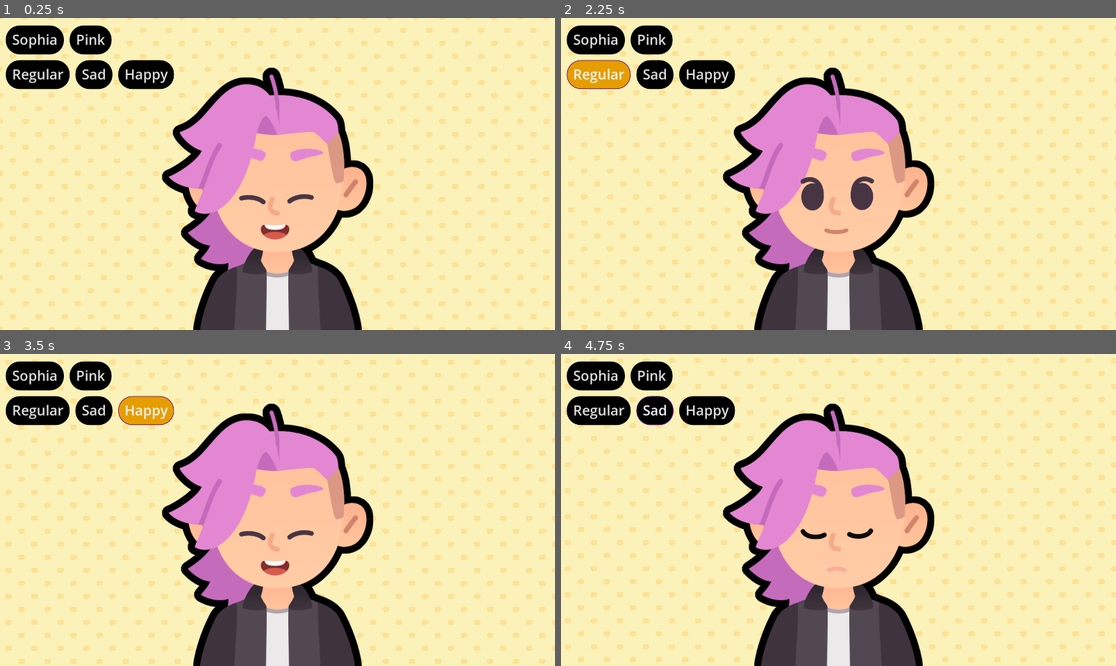
Above: before the commit, frames 1-4 (two rows, left to right).
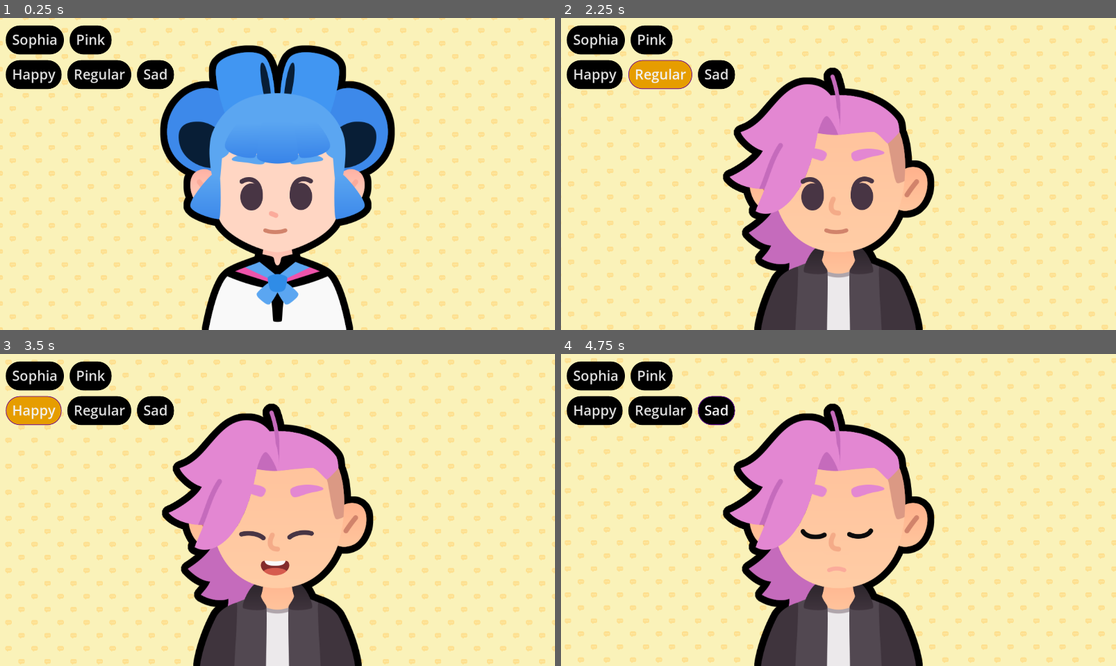
Above: after the commit, the same moments.

Repository: peeryo/2d-GameDev-course
Game: Godot game, scene res://lessons/expressions.tscn
Two runs of this game, one before a commit and one after it. Both use one fixed random seed, a clock stepped at 60 frames per second and the inputs below. This scene is started directly instead of the project's main scene.
Inputs (mouse positions are in pixels of both pictures, inside the frame that each line leads up to):
- Up to frame 1 (0.25 s): no input
- Up to frame 2 (2.25 s): click "Sophia" at 0.5 s; click "Pink" at 1.25 s; click "Regular" at 2 s
- Up to frame 3 (3.5 s): click "Happy" at 2.75 s
- Up to frame 4 (4.75 s): click "Sad" at 3.5 s; tap Enter at 4.25 s; move the mouse to (960, 494) at 4.27 s; hold D (move_right) from 4.28 s (still down); tap Z at 4.35 s; click (960, 494) at 4.42 s; tap Space at 4.52 s

The runs differ from the first frame. In frame 1, 29% of the frame differs, in the area x 2-72%, y 8-100%; in frame 2, 2.3%; in frame 3, 2.3%; in frame 4, 1.3%.

Commit message:
M7L9 completed

Diff:
--- a/M07.telling_a_story_workbook/lessons/expressions.gd
+++ b/M07.telling_a_story_workbook/lessons/expressions.gd
@@ -13,29 +13,26 @@
 
 @onready var body: TextureRect = %Body
 @onready var expression: TextureRect = %Expression
-@onready var button_sophia: Button = %ButtonSophia
-@onready var button_pink: Button = %ButtonPink
-@onready var button_regular: Button = %ButtonRegular
-@onready var button_sad: Button = %ButtonSad
-@onready var button_happy: Button = %ButtonHappy
+@onready var row_bodies: HBoxContainer = %RowBodies
+@onready var row_expressions: HBoxContainer = %RowExpressions
 
 
 func _ready() -> void:
-	body.texture = bodies["pink"]
-	expression.texture = expressions["happy"]
+	create_buttons()
 
-	button_sophia.pressed.connect(func() -> void:
-		body.texture = bodies["sophia"]
-	)
-	button_pink.pressed.connect(func() -> void:
-		body.texture = bodies["pink"]
-	)
-	button_regular.pressed.connect(func() -> void:
-		expression.texture = expressions["regular"]
-	)
-	button_sad.pressed.connect(func() -> void:
-		expression.texture = expressions["sad"]
-	)
-	button_happy.pressed.connect(func() -> void:
-		expression.texture = expressions["happy"]
-	)
+func create_buttons() -> void:
+	for current_body: String in bodies:
+		var button := Button.new()
+		row_bodies.add_child(button)
+		button.text = current_body.capitalize()
+		button.pressed.connect(func() -> void:
+			body.texture = bodies[current_body]
+		)
+
+	for current_expression: String in expressions:
+		var button := Button.new()
+		row_expressions.add_child(button)
+		button.text = current_expression.capitalize()
+		button.pressed.connect(func() -> void:
+			expression.texture = expressions[current_expression]
+		)
--- a/M07.telling_a_story_workbook/lessons/expressions.tscn
+++ b/M07.telling_a_story_workbook/lessons/expressions.tscn
@@ -69,33 +69,10 @@
 offset_bottom = 246.0
 metadata/_edit_group_ = true
 
-[node name="HBoxContainer" type="HBoxContainer" parent="VBoxContainer"]
+[node name="RowBodies" type="HBoxContainer" parent="VBoxContainer"]
+unique_name_in_owner = true
 layout_mode = 2
 
-[node name="ButtonSophia" type="Button" parent="VBoxContainer/HBoxContainer"]
+[node name="RowExpressions" type="HBoxContainer" parent="VBoxContainer"]
 unique_name_in_owner = true
 layout_mode = 2
-text = "Sophia"
-
-[node name="ButtonPink" type="Button" parent="VBoxContainer/HBoxContainer"]
-unique_name_in_owner = true
-layout_mode = 2
-text = "Pink"
-
-[node name="HBoxContainer2" type="HBoxContainer" parent="VBoxContainer"]
-layout_mode = 2
-
-[node name="ButtonRegular" type="Button" parent="VBoxContainer/HBoxContainer2"]
-unique_name_in_owner = true
-layout_mode = 2
-text = "Regular"
-
-[node name="ButtonSad" type="Button" parent="VBoxContainer/HBoxContainer2"]
-unique_name_in_owner = true
-layout_mode = 2
-text = "Sad"
-
-[node name="ButtonHappy" type="Button" parent="VBoxContainer/HBoxContainer2"]
-unique_name_in_owner = true
-layout_mode = 2
-text = "Happy"
